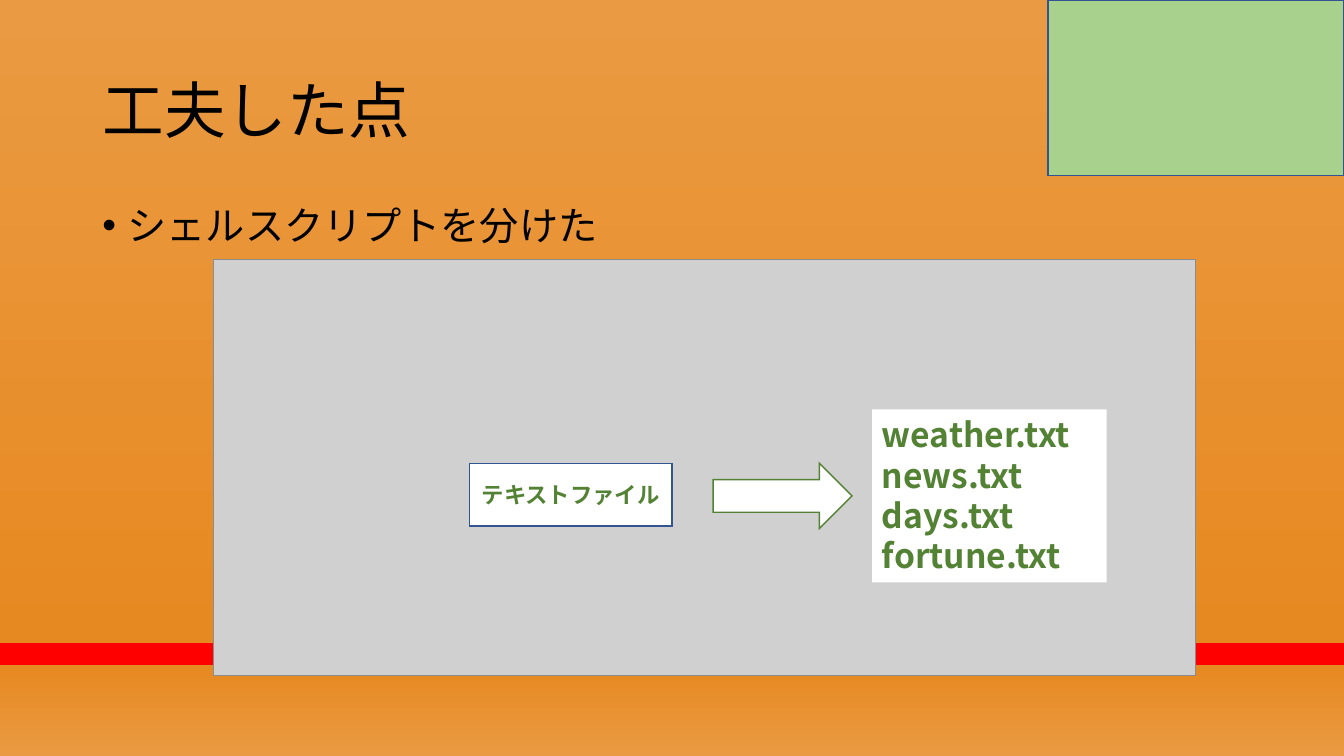
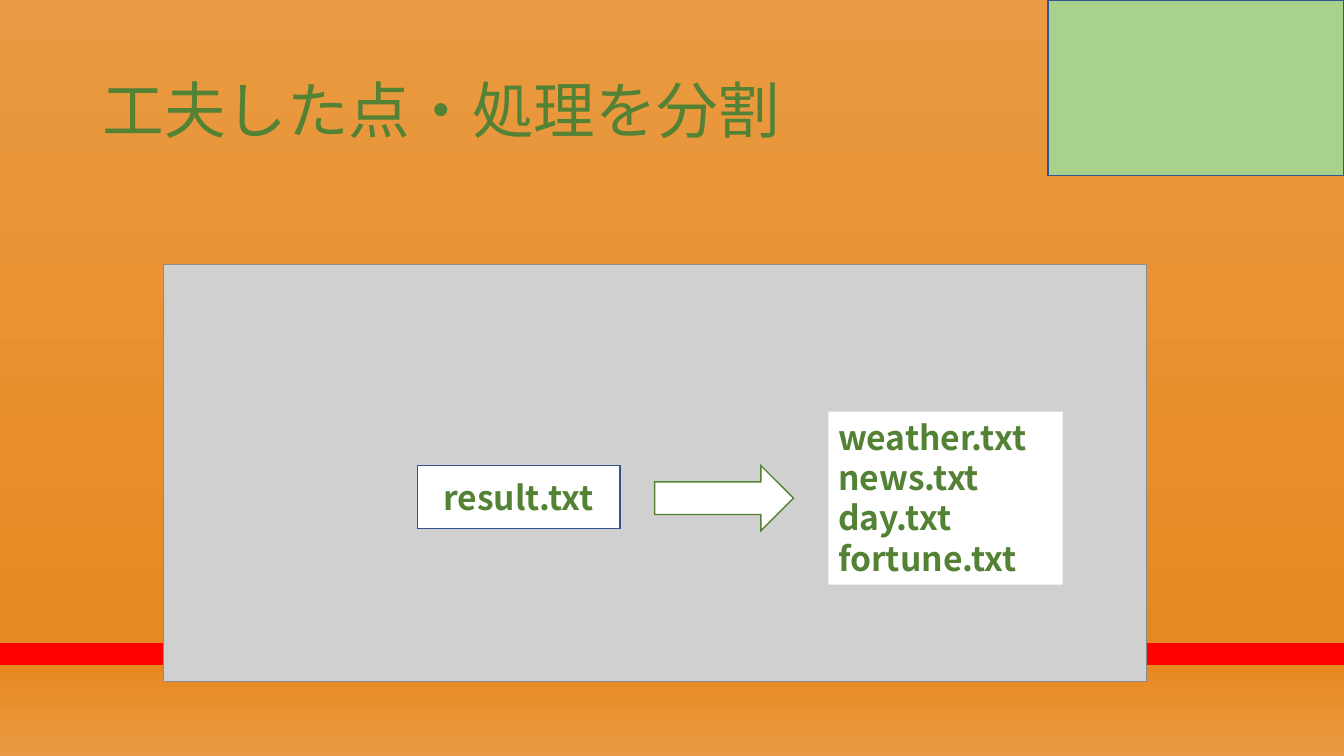
Before and after one commit to RikiishiSuzunosuke/AIspeaker_yosie, a slide deck: slide 17 of presentation/第二回プレゼン_アウトライン.pptx. Drawn at 1344x756 pixels with LibreOffice and Linux fonts; fonts in the diff are those of the drawing; grey boxes stand for pictures. Boxes give left, top, right and bottom in pixels: in the first picture for what was removed or moved away, otherwise in the second. Text is boxed around its words. In the diff, an @@ line names an element or a change of style, - is before the commit and + after.

```diff
--- a/presentation/第二回プレゼン_アウトライン.pptx
+++ b/presentation/第二回プレゼン_アウトライン.pptx
@@ title at <box>102,81,780,138</box>: text changed; text colour #000000 to #548235 @@
-工夫した点
+工夫した点・処理を分割
@@ text removed at <box>128,207,598,243</box> @@
-• シェルスクリプトを分けた
@@ picture: place and size @@
-picture at <box>214,259,1197,676</box>
+picture at <box>163,265,1146,682</box>
@@ rectangle "weather.txt": place and size @@
-rectangle "weather.txt" at <box>872,409,1107,583</box>
+rectangle "weather.txt" at <box>829,411,1064,585</box>
@@ rectangle "result.txt": place and size @@
-rectangle "result.txt" at <box>470,464,673,526</box>
+rectangle "result.txt" at <box>417,466,620,528</box>
@@ right arrow: place and size @@
-right arrow at <box>714,464,853,529</box>
+right arrow at <box>654,466,793,531</box>
@@ text in rectangle at <box>443,483,594,511</box>: text changed; size 16 to 24 pt @@
-テキストファイル
+result.txt
@@ text in rectangle at <box>838,503,951,538</box>: text changed @@
-days.txt
+day.txt
```
Also in this commit, not shown: 10 other slides changed, 1 other file.
